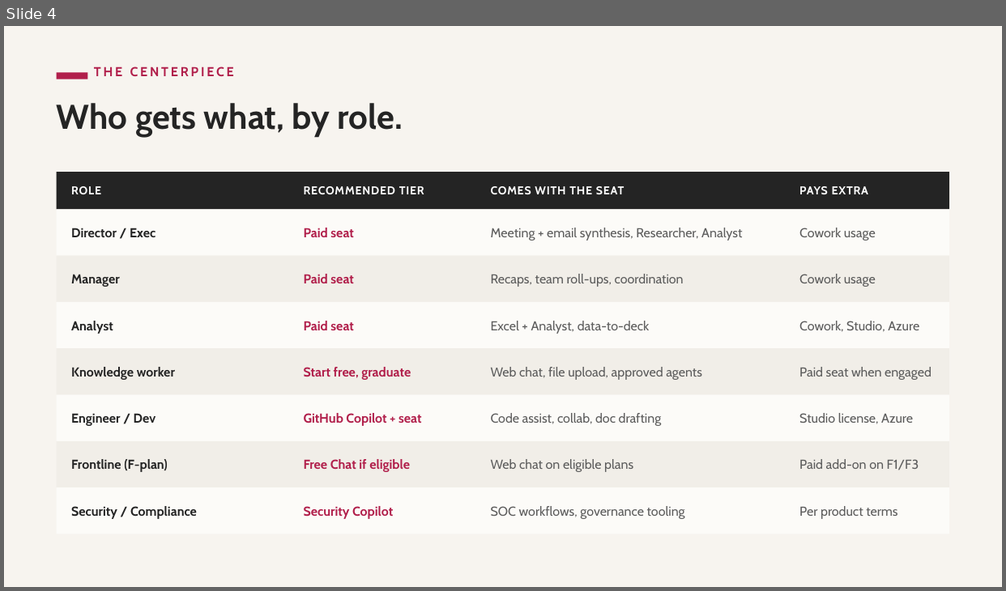
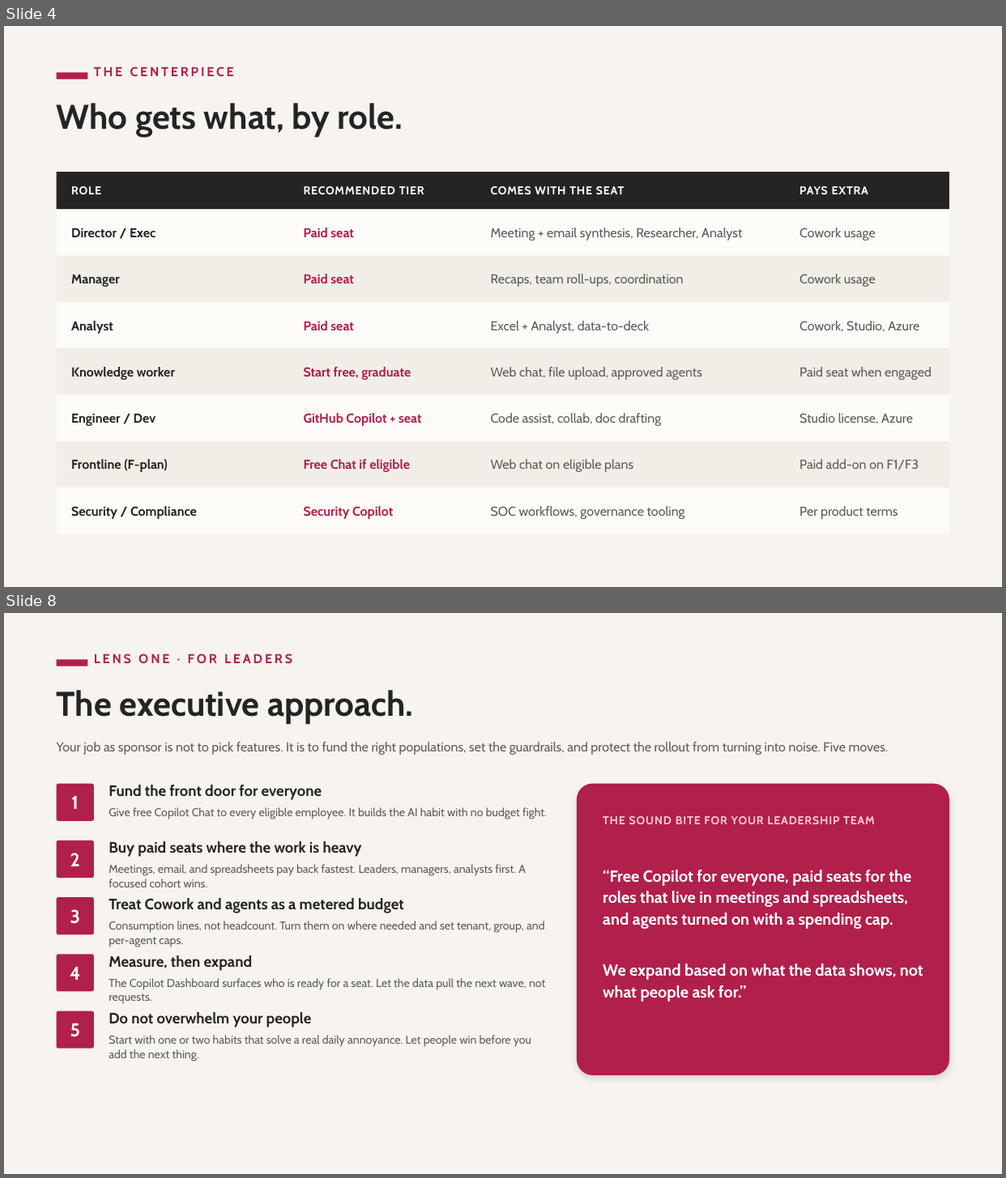
Before and after one commit to heyitsgoad/copilot-playground, a slide deck: education playground/assets/copilot licensing and deployment/Copilot-Licensing-Exec-Deck.pptx. Shown one above the other, each under a label of ours: slide 4 before the commit, slides 4 and 8 after it; the slides between them are not shown. The pictures are 1006x591 and 1006x1178 pixels, drawn with LibreOffice and Linux fonts; fonts in the diff are those of the drawing. Boxes give left, top, right and bottom in pixels: in the first picture for what was removed or moved away, otherwise in the second. Text is boxed around its words. In the diff, an @@ line names an element or a change of style, - is before the commit and + after.

```diff
--- a/education playground/assets/copilot licensing and deployment/Copilot-Licensing-Exec-Deck.pptx
+++ b/education playground/assets/copilot licensing and deployment/Copilot-Licensing-Exec-Deck.pptx
@@ slide 8 added at (4, 613, 1002, 1174), background #FFFFFF @@
@@ rectangle added at (4, 613, 1002, 1174), fill #F7F4EF @@
@@ rectangle added at (57, 659, 88, 666), fill #B11F4B @@
@@ text added at (94, 653, 292, 664), 12.5 pt, text #B11F4B, bold @@
+LENS ONE · FOR LEADERS
@@ text added at (57, 690, 414, 723), 33 pt, text #242424, bold @@
+The executive approach.
@@ text added at (57, 742, 889, 755), 12.5 pt, text #5C5C5C @@
+Your job as sponsor is not to pick features. It is to fund the right populations, set the guardrails, and protect the rollout from turning into noise. Five moves.
@@ rounded rectangle added at (57, 784, 94, 821), fill #B11F4B @@
@@ text added at (71, 796, 79, 809), 18 pt, text #FFFFFF, bold @@
+1
@@ text added at (108, 785, 322, 800), 14.5 pt, text #242424, bold @@
+Fund the front door for everyone
@@ rounded rectangle added at (577, 784, 949, 1076), fill #B11F4B @@
@@ text added at (108, 807, 547, 820), 11 pt, text #5C5C5C @@
+Give free Copilot Chat to every eligible employee. It builds the AI habit with no budget fight.
@@ text added at (603, 816, 875, 824), 11 pt, text #FFC9D6, bold @@
+THE SOUND BITE FOR YOUR LEADERSHIP TEAM
@@ rounded rectangle added at (57, 841, 94, 878), fill #B11F4B @@
@@ text added at (70, 853, 80, 867), 18 pt, text #FFFFFF, bold @@
+2
@@ text added at (108, 841, 362, 857), 14.5 pt, text #242424, bold @@
+Buy paid seats where the work is heavy
@@ text added at (108, 864, 526, 888), 11 pt, text #5C5C5C @@
+Meetings, email, and spreadsheets pay back fastest. Leaders, managers, analysts first. A focused cohort wins.
@@ text added at (603, 870, 923, 1002), 15.5 pt, text #FFFFFF, bold @@
+“Free Copilot for everyone, paid seats for the roles that live in meetings and spreadsheets, and agents turned on with a spending cap.
+We expand based on what the data shows, not what people ask for.”
@@ rounded rectangle added at (57, 897, 94, 935), fill #B11F4B @@
@@ text added at (108, 898, 404, 914), 14.5 pt, text #242424, bold @@
+Treat Cowork and agents as a metered budget
@@ text added at (70, 909, 80, 924), 18 pt, text #FFFFFF, bold @@
+3
@@ text added at (108, 921, 545, 948), 11 pt, text #5C5C5C @@
+Consumption lines, not headcount. Turn them on where needed and set tenant, group, and per-agent caps.
@@ rounded rectangle added at (57, 954, 94, 992), fill #B11F4B @@
@@ text added at (70, 967, 80, 980), 18 pt, text #FFFFFF, bold @@
+4
@@ text added at (108, 956, 253, 971), 14.5 pt, text #242424, bold @@
+Measure, then expand
@@ text added at (108, 978, 545, 1004), 11 pt, text #5C5C5C @@
+The Copilot Dashboard surfaces who is ready for a seat. Let the data pull the next wave, not requests.
@@ rounded rectangle added at (57, 1012, 94, 1049), fill #B11F4B @@
@@ text added at (70, 1024, 80, 1037), 18 pt, text #FFFFFF, bold @@
+5
@@ text added at (108, 1012, 312, 1028), 14.5 pt, text #242424, bold @@
+Do not overwhelm your people
@@ text added at (108, 1035, 531, 1062), 11 pt, text #5C5C5C @@
+Start with one or two habits that solve a real daily annoyance. Let people win before you add the next thing.
```
Also in this commit, not shown: 8 slides changed, 3 other slides added, 2 other files.
